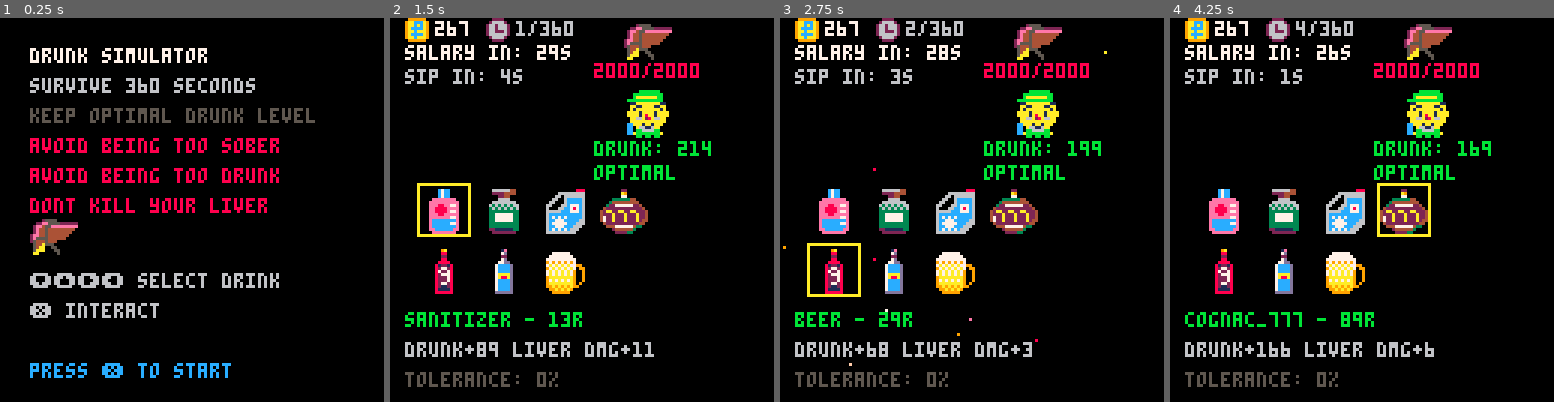
Above: before the commit, frames 1-4 (left to right).
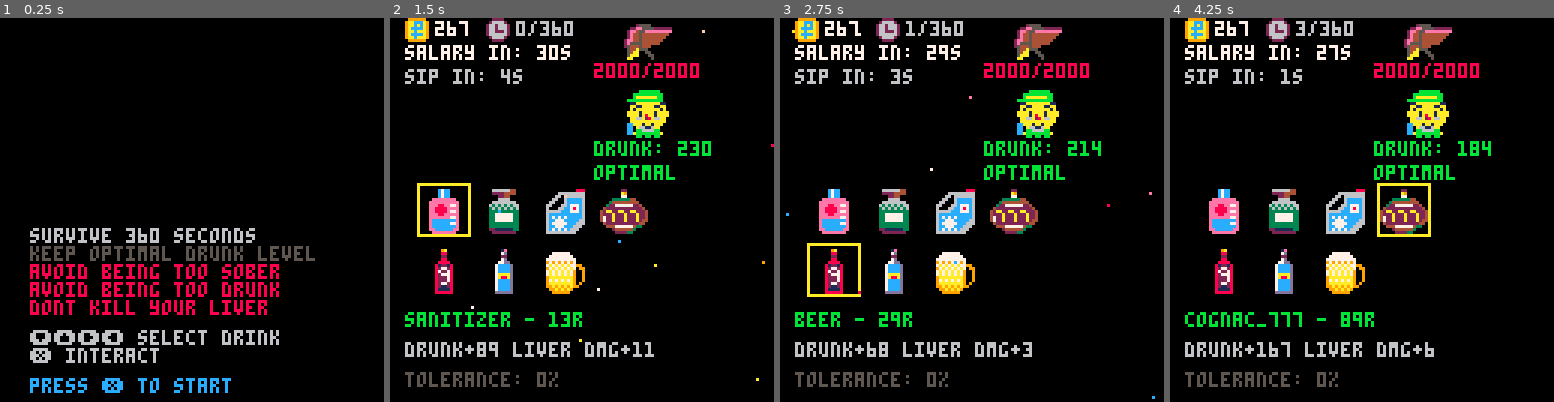
Above: after the commit, the same moments.

Repository: fritzlolpro/picopico
Game: PICO-8 cartridge carts/drunk.p8
Same seed, same stepped clock (60 frames per second), same inputs: the game is played once before the commit and once after it.
Inputs:
- Up to frame 1 (0.25 s): no input
- Up to frame 2 (1.5 s): tap X (X key) at 1.07 s
- Up to frame 3 (2.75 s): hold Left 1.97-2.37 s; tap X (X key) at 2.07, 2.4, 2.73 s; hold Down from 2.42 s (still down)
- Up to frame 4 (4.25 s): release Down at 2.82 s; hold Right 2.87-3.53 s; tap X (X key) every 0.33 s from 3.07 to 4.07 s; hold Up 3.58-4.08 s; hold Right from 4.13 s (still down)

The runs differ from the first frame. In frame 1, 17% of the frame differs, in the area x 7-83%, y 7-98%; in frame 2, 0.2%; in frame 3, 0.3%; in frame 4, 0.2%.

Commit message:
menu compact

Diff:
--- a/carts/drunk.p8
+++ b/carts/drunk.p8
@@ -485,7 +485,7 @@
 
 function update_time()
     -- Don't update time during payday
-    if current_state == game_state.payday or current_state == game_state.minigame or current_state == game_state.game_over then
+    if current_state != game_state.playing then
         return
     end
 
@@ -1078,26 +1078,17 @@
 end
 
 function draw_menu()
-    print("drunk simulator", 10, 10, 7)
-    print("survive 360 seconds", 10, 20, 6)
-    print("keep optimal drunk level", 10, 30, 5)
-    print("avoid being too sober", 10, 40, 8)
-    print("avoid being too drunk", 10, 50, 8)
-    print("dont kill your liver", 10, 60, 8)
-
-    -- draw liver
-    local liver_x_pixel = 32
-    local liver_y_pixel = 8
-
-    -- Convert pixel coordinates to sprite ID (PICO-8 uses 8x8 tiles)
-    local sprite_id = (liver_x_pixel / 8) + (liver_y_pixel / 8) * 16
-
-    -- Draw the 16x16 drink sprite (2x2 tiles)
-    spr(sprite_id, 10, 65, 2, 2)
+
+    print("survive 360 seconds", 10, 94-6*4, 6)
+    print("keep optimal drunk level", 10, 94-6*3, 5)
+    print("avoid being too sober", 10, 94-6*2, 8)
+    print("avoid being too drunk", 10, 94-6, 8)
+    print("dont kill your liver", 10, 94, 8)
+
     -- ⬇️⬆️➡️⬅️🅾️❎
-    print("⬇️⬆️➡️⬅️ select drink", 10, 85, 6)
-    print("❎ interact", 10, 95, 6)
-    print("press ❎ to start", 10, 115, 12)
+    print("⬇️⬆️➡️⬅️ select drink", 10, 104, 6)
+    print("❎ interact", 10, 110, 6)
+    print("press ❎ to start", 10, 120, 12)
 end
 
 -- Individual glitch effect functions (call during draw phase)
